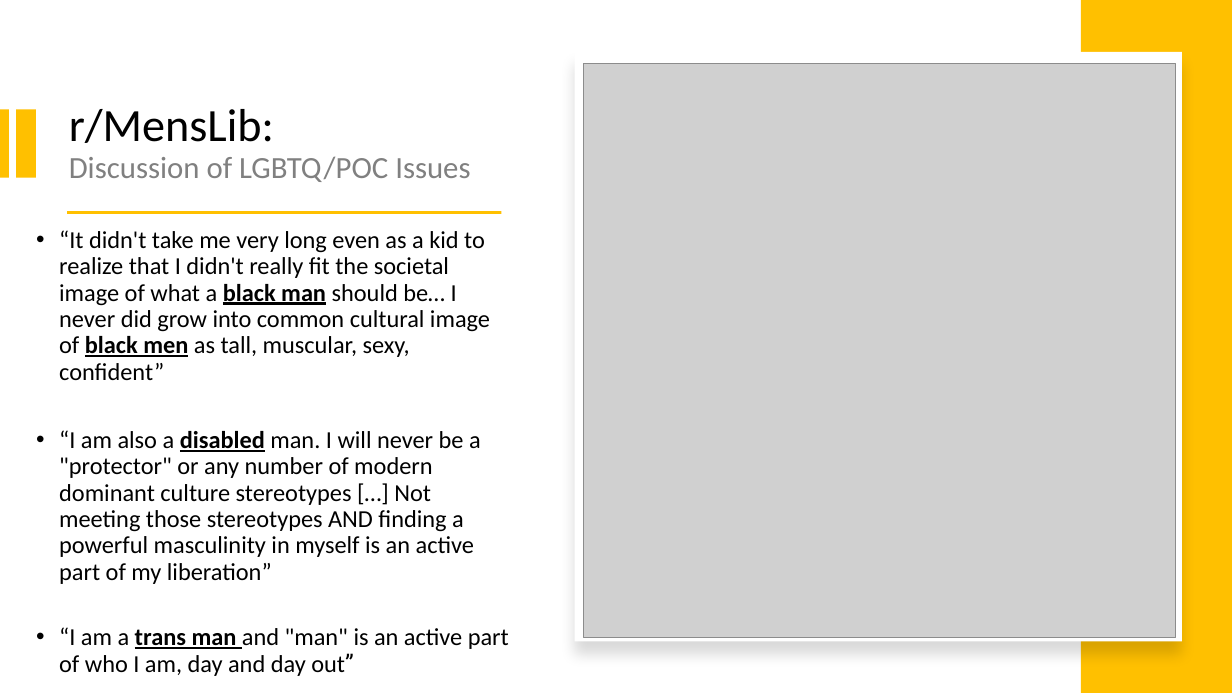
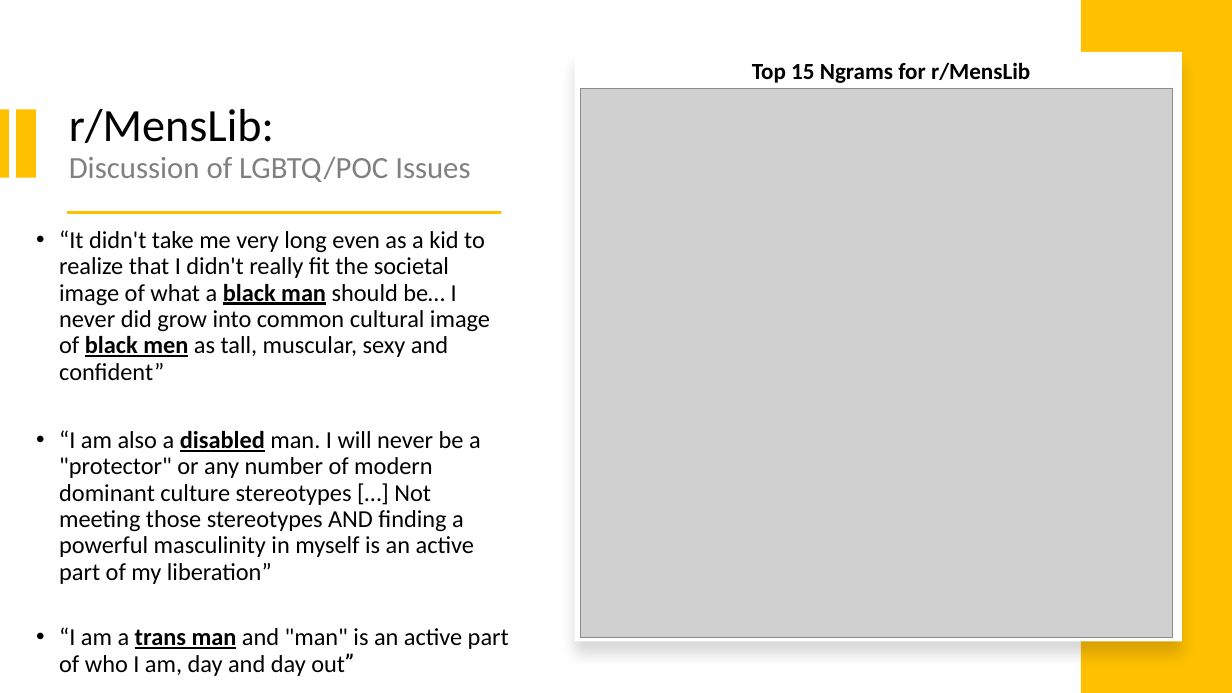
Before and after one commit to benjamin-awd/Subreddit-Classification-with-NLP, a slide deck: slide 13 of Project3.pptx (slide 9 before the commit). Drawn at 1232x693 pixels with LibreOffice and Linux fonts; fonts in the diff are those of the drawing; grey boxes stand for pictures. Boxes give left, top, right and bottom in pixels: in the first picture for what was removed or moved away, otherwise in the second. Text is boxed around its words. In the diff, an @@ line names an element or a change of style, - is before the commit and + after.

Commit message:
update presentation

```diff
--- a/Project3.pptx
+++ b/Project3.pptx
@@ picture: place and size @@
-picture at [583, 64, 1176, 638]
+picture at [580, 89, 1173, 638]
@@ text added at [752, 62, 1030, 83], 18 pt, text #000000, bold @@
+Top 15 Ngrams for r/MensLib
@@ text at [59, 230, 490, 380]: text changed @@
-• “It didn't take me very long even as a kid to realize that I didn't really fit the societal image of what a black man should be… I never did grow into common cultural image of black men as tall, muscular, sexy, confident”
+• “It didn't take me very long even as a kid to realize that I didn't really fit the societal image of what a black man should be… I never did grow into common cultural image of black men as tall, muscular, sexy and confident”
```
Also in this commit, not shown: 7 other slides changed, 3 slides added, 1 other file.
